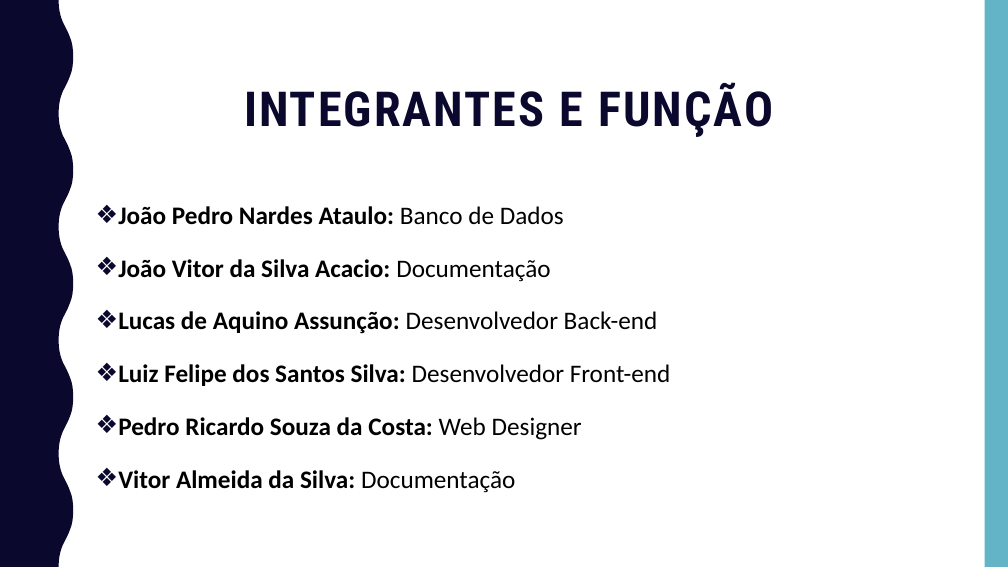
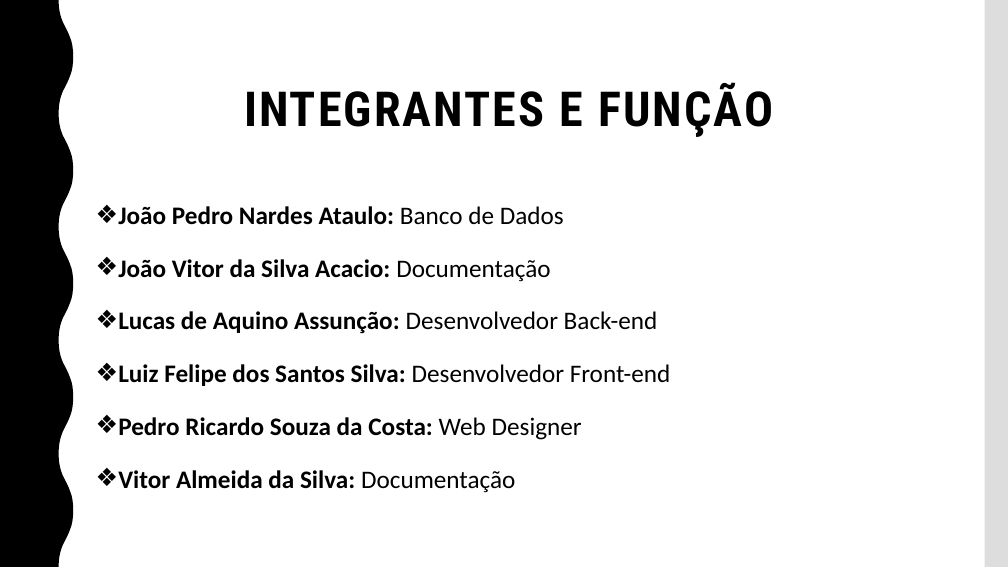
Before and after one commit to lucasdeaquino/TCC-armarios, a slide deck: slide 2 of Ricardo/2 Previaesse.pptx. Drawn at 1008x567 pixels with LibreOffice and Linux fonts; fonts in the diff are those of the drawing; background and template pictures are left out. Boxes give left, top, right and bottom in pixels: in the first picture for what was removed or moved away, otherwise in the second. Text is boxed around its words. In the diff, an @@ line names an element or a change of style, - is before the commit and + after.

```diff
--- a/Ricardo/2 Previaesse.pptx
+++ b/Ricardo/2 Previaesse.pptx
@@ freeform shape at [0, 0, 73, 567]: fill #0B082E to #000000 @@
@@ rectangle at [985, 0, 1008, 567]: fill #62B4C6 to #DDDDDD @@
@@ title "INTEGRANTES E FUNÇÃO" at [244, 82, 773, 137]: text colour #0B082E to #000000 @@
@@ text "João Pedro Nardes Ataulo: Banco ..." at [118, 206, 671, 493]: bullet colour #0B082E to #000000 @@
```
Also in this commit, not shown: 10 other slides changed, 1 slide added.
